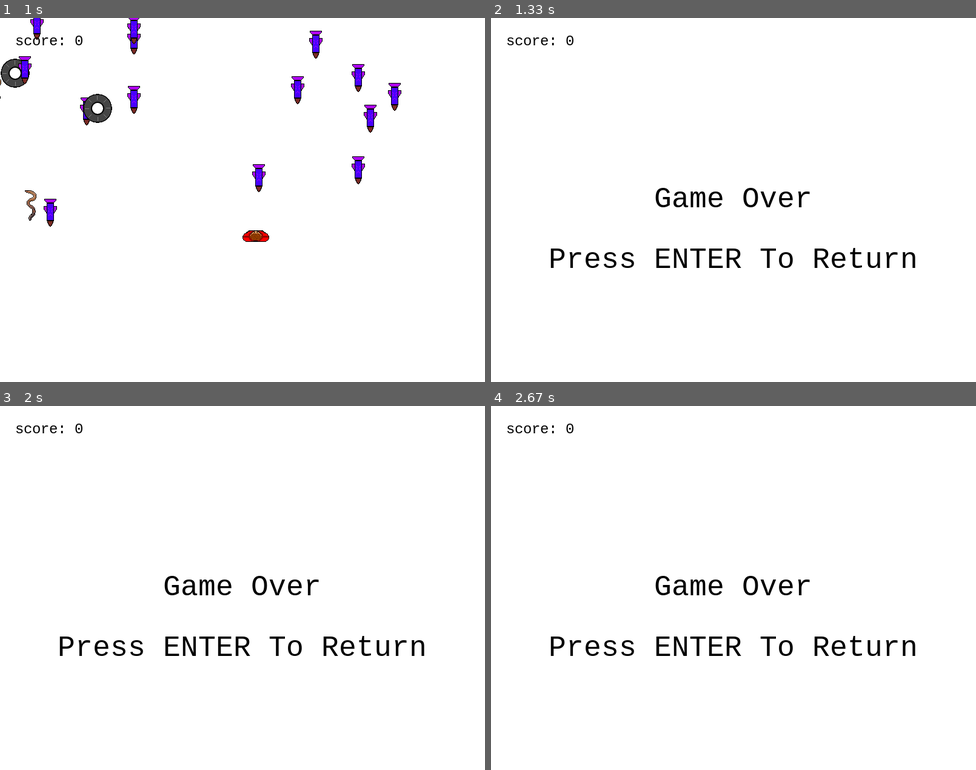
Above: before the commit, frames 1-4 (two rows, left to right).
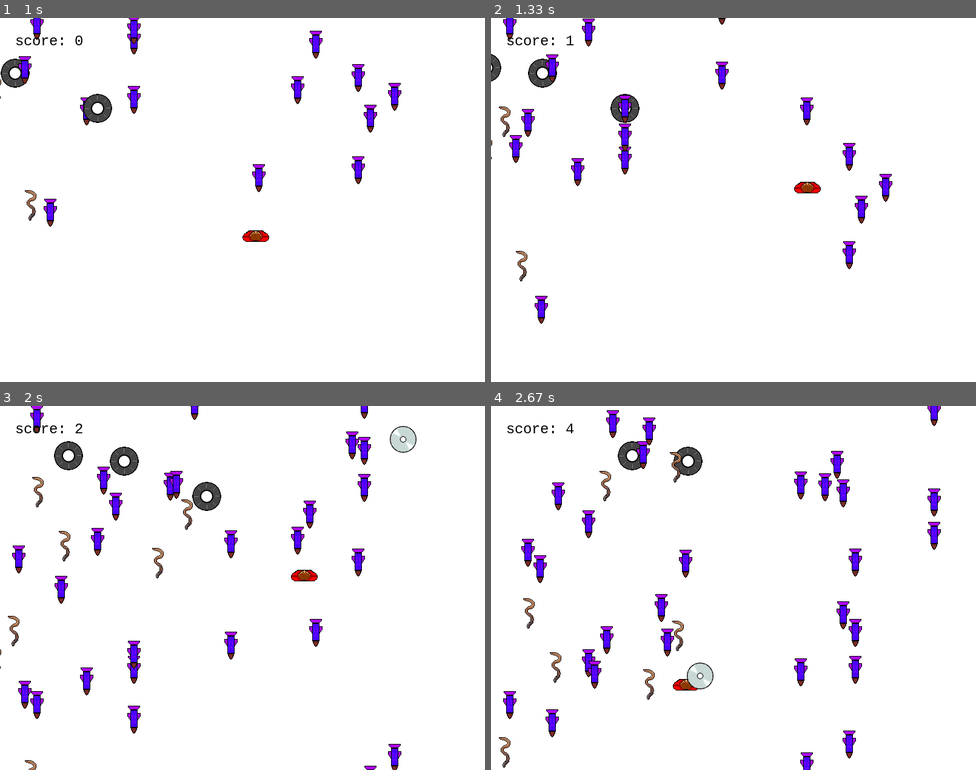
Above: after the commit, the same moments.

Repository: GilbertWilliams/Antimal2ElectricBoogaloo
Game: pygame game, started from main.py
The game is run twice, just before and just after one commit, with the same random seed, the same clock (stepped at 60 frames per second) and the same inputs.
Inputs:
- Up to frame 1 (1 s): tap Enter at 0.33 s; hold Up from 0.67 s (still down)
- Up to frame 2 (1.33 s): release Up at 1.13 s; hold Right from 1.17 s (still down); tap Space at 1.23 s
- Up to frame 3 (2 s): tap Space at 1.53, 1.73 s; release Right at 1.63 s; hold Left from 1.67 s (still down)
- Up to frame 4 (2.67 s): tap Space at 2.03, 2.3, 2.63 s; release Left at 2.2 s; hold Down 2.23-2.53 s; hold Left from 2.57 s (still down)

Frame 1 is identical in both runs. In frame 2, 4.7% of the frame differs, in the area x 0-88%, y 0-84%; in frame 3, 6.7%; in frame 4, 6.9%, in the area x 1-93%, y 0-100%.

Commit message:
The Lives
Added lives for the player.

Diff:
--- a/main.py
+++ b/main.py
@@ -29,6 +29,7 @@
         self.dx = 0 # Set default velocity on the x-axis
         self.dy = 0 # Set default velocity on the y-axis
         self.headcount = 0
+        self.lives = 3
 
     def move(self, vel, ax):
         # Check if moving along the x- or y-axis based on passed ax value and change velocity according to vel value
@@ -36,6 +37,9 @@
             self.dx = vel
         elif ax =='y':
             self.dy = vel
+
+    def takeLife(self):
+        self.lives -= 1
 
     def update(self):
         # Change player position
@@ -54,7 +58,9 @@
 
         # Creates collision with enemies and deletes itself
         if pygame.sprite.spritecollide(player, enemySprites, True) or pygame.sprite.spritecollide(player, flierSprites, True):
-            self.kill()
+            if self.lives <= 0:
+                self.kill()
+            self.takeLife()
 
 
 class Bullet(pygame.sprite.Sprite): # Projectile Class
@@ -91,7 +97,7 @@
 
         # Check for collision between bullet and player
         if pygame.sprite.spritecollide(player, enemyBullets, True):
-            player.kill()
+            player.takeLife()
 
         # Set boundaries
         if self.rect.y >= 650:
